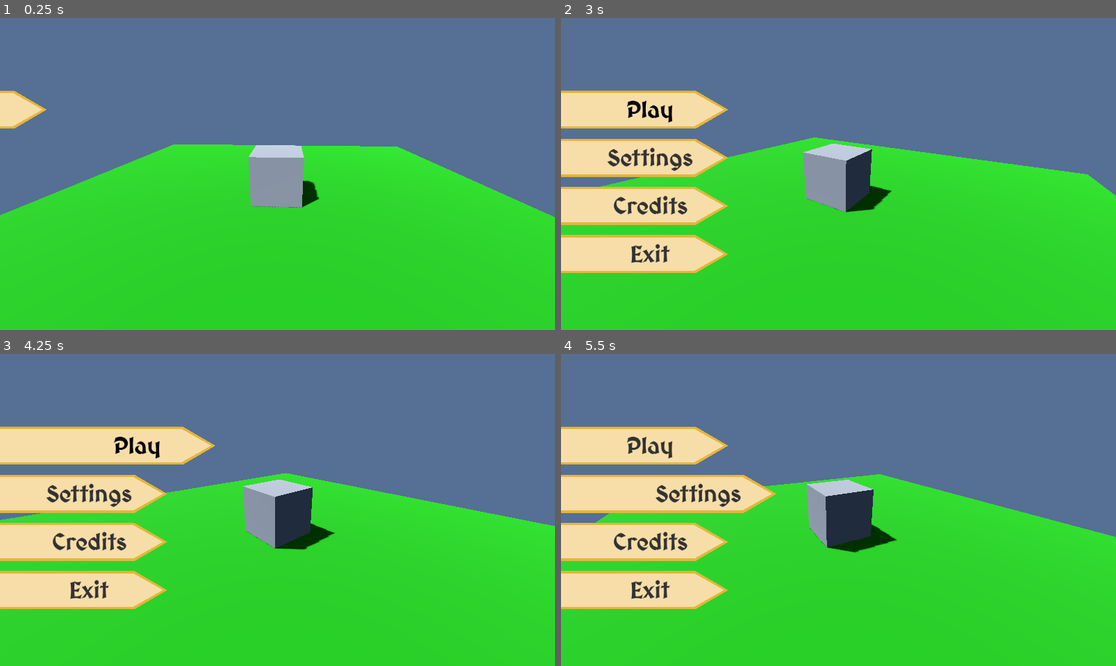
Above: before the commit, frames 1-4 (two rows, left to right).
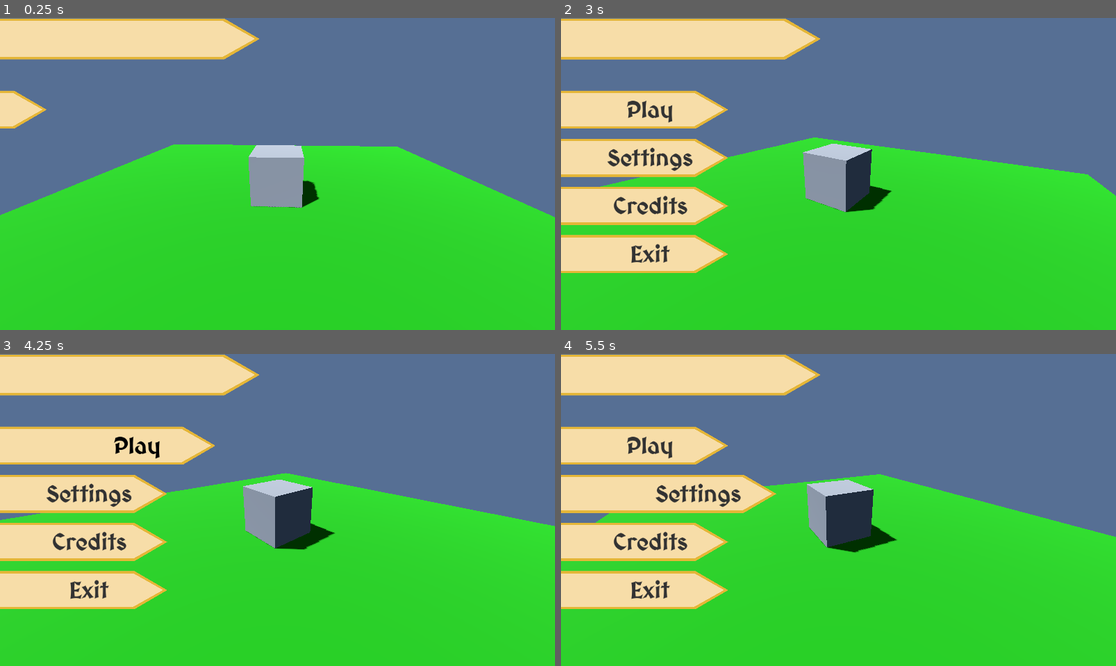
Above: after the commit, the same moments.

Repository: EvelynMoore/UITechArt
Game: Godot game, scene res://MainMenuScene.tscn
Two runs of this game, one before a commit and one after it. Both use one fixed random seed, a clock stepped at 60 frames per second and the inputs below.
Inputs (mouse positions are in pixels of both pictures, inside the frame that each line leads up to):
- Up to frame 1 (0.25 s): no input
- Up to frame 2 (3 s): click (694, 39) at 0.52 s; click "Play" at 1.25 s; click "Play" at 2 s; click (694, 39) at 2.77 s
- Up to frame 3 (4.25 s): click "Play" at 3.5 s
- Up to frame 4 (5.5 s): click (694, 375) at 4.27 s; click "Settings" at 5 s

The runs differ from the first frame. In frame 1, 5.7% of the frame differs, in the area x 0-47%, y 0-14%; in frame 2, 5.9%, in the area x 0-47%, y 0-35%; in frame 3, 5.7%; in frame 4, 5.7%.

Commit message:
started fire dissolve effect in Godot

Diff:
--- /dev/null
+++ b/Godot Project/ui-tech-art/FireFade.gdshader
@@ -0,0 +1,29 @@
+shader_type canvas_item;
+
+uniform sampler2D noise_texture;
+uniform float dissolve_amount : hint_range(-1.0, 1.0) = 0.0;
+uniform float noise_scale = 8.0;
+uniform vec4 dissolve_color : source_color = vec4(1.0, 1.0, 1.0, 1.0);
+
+void fragment() {
+    vec2 uv = UV;
+
+    vec4 tex_color = texture(TEXTURE, uv);
+
+    float noise = texture(noise_texture, uv * noise_scale).r;
+
+    float directional_bias = -uv.x;
+
+    float dissolve_value = noise + directional_bias - dissolve_amount;
+
+    if (dissolve_value < 0.0) {
+        discard;
+    }
+
+    if (dissolve_value < 0.1) {
+        COLOR = dissolve_color;
+		COLOR.a = dissolve_color.a * tex_color.a;
+    } else {
+        COLOR = tex_color;
+    }
+}
--- a/Godot Project/ui-tech-art/MainMenuUI.tscn
+++ b/Godot Project/ui-tech-art/MainMenuUI.tscn
@@ -1,9 +1,23 @@
-[gd_scene load_steps=5 format=3 uid="uid://b8c5tbqje2n4q"]
+[gd_scene load_steps=10 format=3 uid="uid://b8c5tbqje2n4q"]
 
 [ext_resource type="Theme" uid="uid://battqjskkj0" path="res://ButtonTheme.tres" id="1_5lhe0"]
 [ext_resource type="FontFile" uid="uid://b5my3qv6c0poa" path="res://MedievalSharp-Bold.ttf" id="1_k586i"]
 [ext_resource type="StyleBox" uid="uid://81ftj2qcyehi" path="res://ButtonStyleBox.tres" id="3_5lhe0"]
 [ext_resource type="Script" uid="uid://dvxdaqy4iygen" path="res://ButtonMouseOverTween.gd" id="4_bqg4p"]
+[ext_resource type="Shader" uid="uid://dq1esfxoo4fw1" path="res://FireFade.gdshader" id="5_mgqhi"]
+[ext_resource type="Texture2D" uid="uid://k1wamaheubt1" path="res://ParchmentSection1.png" id="6_74k3h"]
+[ext_resource type="FastNoiseLite" uid="uid://d4lwq2u2owh5e" path="res://Noise1.tres" id="6_tpha8"]
+
+[sub_resource type="NoiseTexture2D" id="NoiseTexture2D_74k3h"]
+seamless = true
+noise = ExtResource("6_tpha8")
+
+[sub_resource type="ShaderMaterial" id="ShaderMaterial_tpha8"]
+shader = ExtResource("5_mgqhi")
+shader_parameter/noise_texture = SubResource("NoiseTexture2D_74k3h")
+shader_parameter/dissolve_amount = -1.0
+shader_parameter/noise_scale = 1.0
+shader_parameter/dissolve_color = Color(1, 0.733333, 0, 1)
 
 [node name="MenuRoot" type="Control"]
 layout_mode = 3
@@ -99,6 +113,19 @@
 distToTeleport = 500.0
 waitBeforeInitMove = 0.3
 
+[node name="TextureButton" type="TextureButton" parent="MainMenuButtons"]
+material = SubResource("ShaderMaterial_tpha8")
+layout_mode = 0
+offset_right = 542.0
+offset_bottom = 86.0
+texture_normal = ExtResource("6_74k3h")
+texture_pressed = ExtResource("6_74k3h")
+texture_hover = ExtResource("6_74k3h")
+texture_disabled = ExtResource("6_74k3h")
+texture_focused = ExtResource("6_74k3h")
+ignore_texture_size = true
+stretch_mode = 0
+
 [connection signal="mouse_entered" from="MainMenuButtons/Play" to="MainMenuButtons/Play" method="_on_mouse_entered"]
 [connection signal="mouse_exited" from="MainMenuButtons/Play" to="MainMenuButtons/Play" method="_on_mouse_exited"]
 [connection signal="mouse_entered" from="MainMenuButtons/Settings" to="MainMenuButtons/Settings" method="_on_mouse_entered"]
--- /dev/null
+++ b/Godot Project/ui-tech-art/Noise1.tres
@@ -0,0 +1,4 @@
+[gd_resource type="FastNoiseLite" format=3 uid="uid://d4lwq2u2owh5e"]
+
+[resource]
+noise_type = 0
Not shown, added: Godot Project/ui-tech-art/FireFade.gdshader.uid
